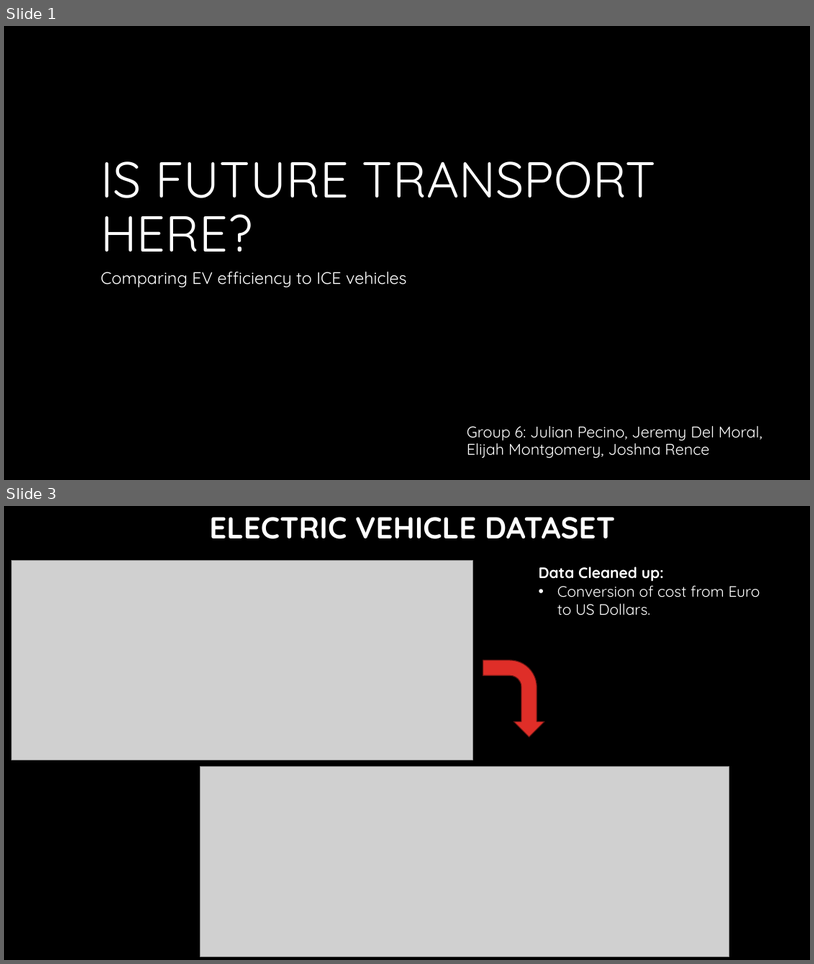
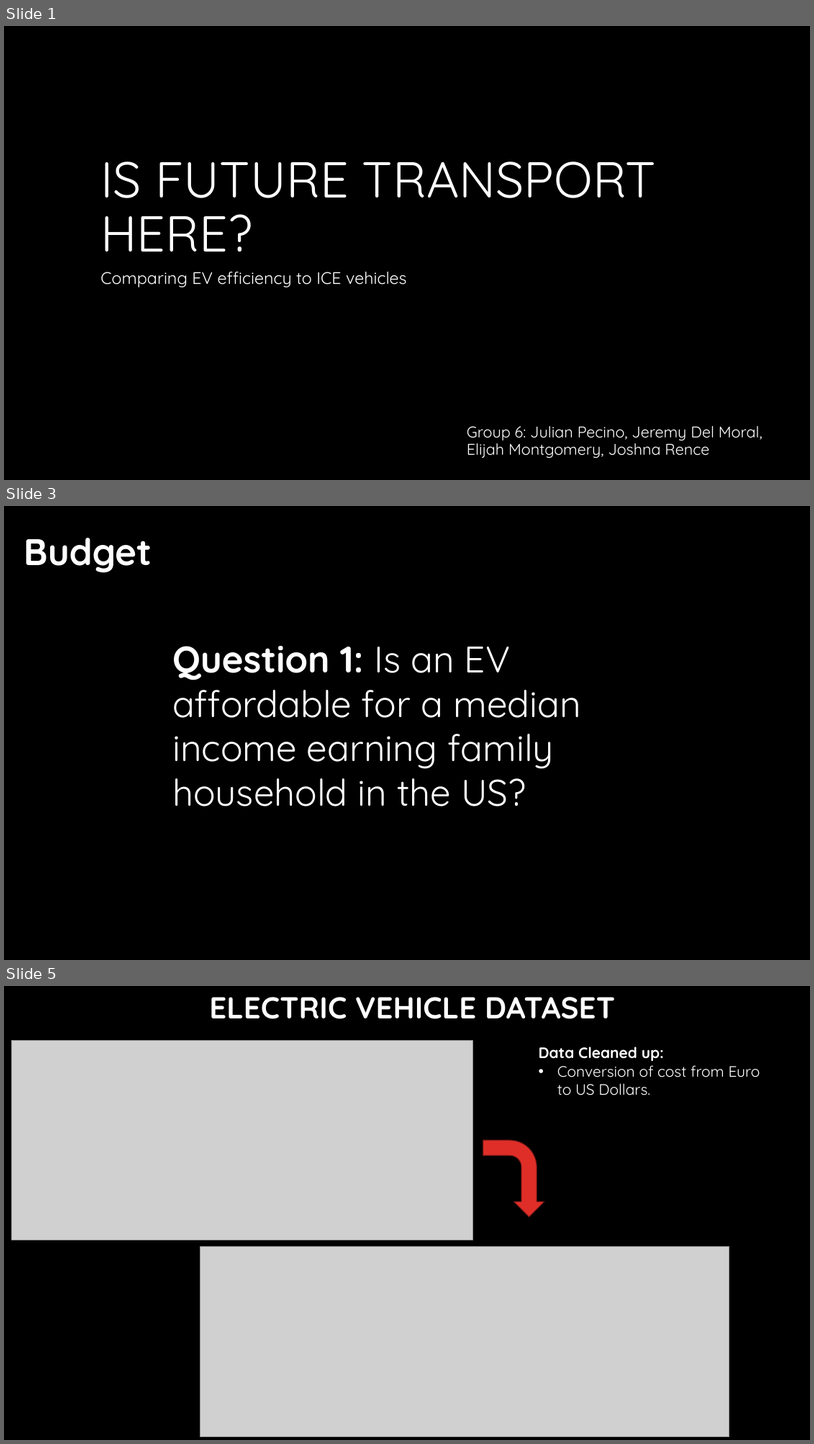
Before and after one commit to Jadium19/EVperformanceAnalysis, a slide deck: EV Slide Deck [Autosaved].pptx. Shown one above the other, each under a label of ours: slides 1 and 3 before the commit, slides 1, 3 and 5 after it; the slides between them are not shown. The pictures are 814x964 and 814x1444 pixels, drawn with LibreOffice and Linux fonts; fonts in the diff are those of the drawing; grey boxes stand for pictures; background and template pictures are left out. Boxes give left, top, right and bottom in pixels: in the first picture for what was removed or moved away, otherwise in the second. Text is boxed around its words. In the diff, an @@ line names an element or a change of style, - is before the commit and + after.

```diff
--- a/EV Slide Deck [Autosaved].pptx
+++ b/EV Slide Deck [Autosaved].pptx
@@ slide 3 added at (4, 506, 810, 960), background #000000 @@
@@ text added at (23, 538, 152, 573), 44 pt, text #FFFFFF, bold @@
+Budget
@@ text added at (172, 646, 581, 806), 44 pt, text #FFFFFF @@
+Question 1: Is an EV affordable for a median income earning family household in the US?
@@ what was slide 3 is now slide 5 @@
```
Also in this commit, not shown: 8 slides changed, 5 other slides added, 3 slides removed.
